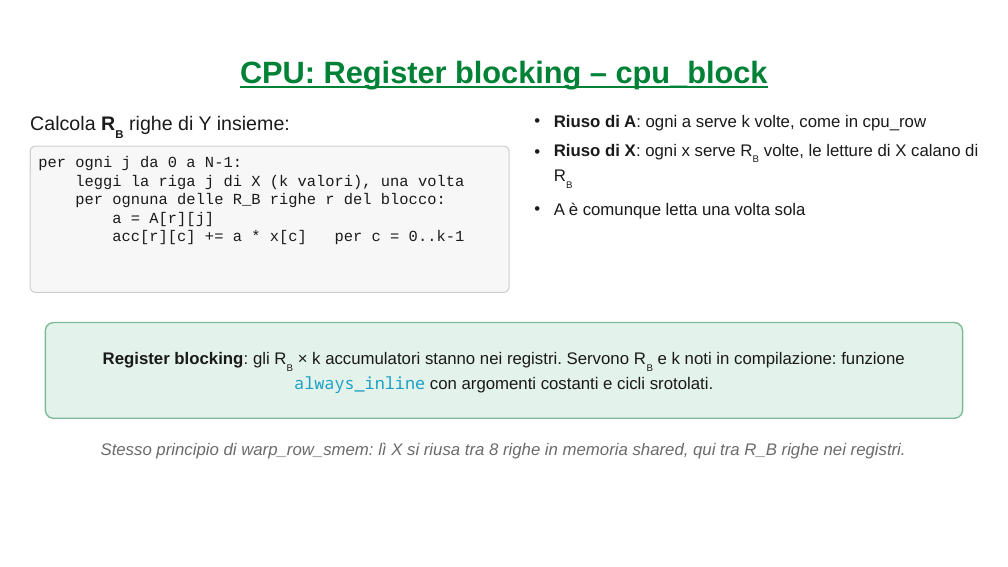
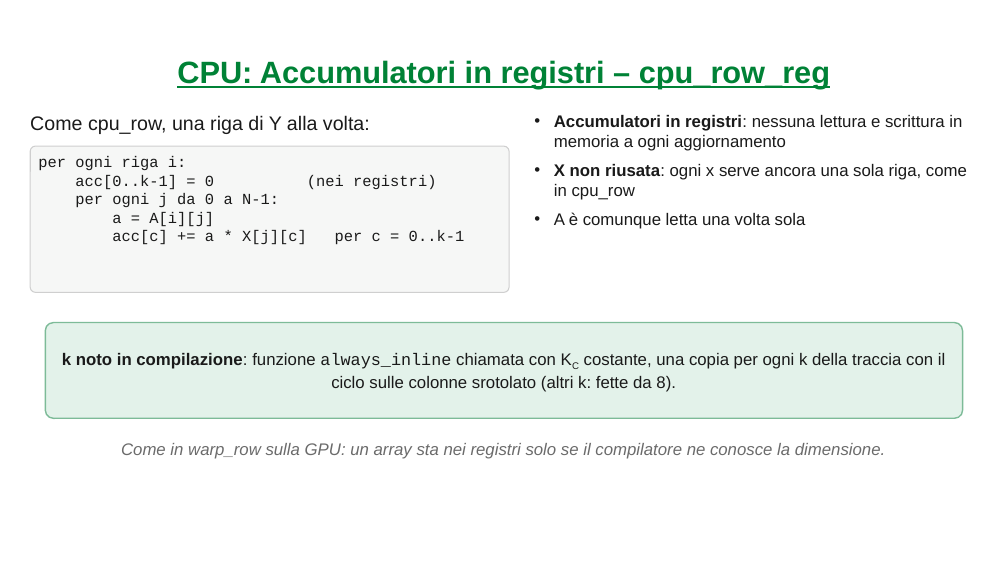
Before and after one commit to carloni2021/SCPA, a slide deck: slide 71 of relazione/presentazione/SCPA_Presentazione_Carloni.pptx (slide 70 before the commit). Drawn at 1008x567 pixels with LibreOffice and Linux fonts; fonts in the diff are those of the drawing; background and template pictures are left out. Boxes give left, top, right and bottom in pixels: in the first picture for what was removed or moved away, otherwise in the second. Text is boxed around its words. In the diff, an @@ line names an element or a change of style, - is before the commit and + after.

```diff
--- a/relazione/presentazione/SCPA_Presentazione_Carloni.pptx
+++ b/relazione/presentazione/SCPA_Presentazione_Carloni.pptx
@@ title at bbox=[177, 60, 830, 89]: text changed @@
-CPU: Register blocking – cpu_block
+CPU: Accumulatori in registri – cpu_row_reg
@@ text at bbox=[30, 115, 370, 134]: text changed @@
-Calcola RB righe di Y insieme:
+Come cpu_row, una riga di Y alla volta:
@@ text at bbox=[554, 115, 967, 200]: text changed @@
-• Riuso di A: ogni a serve k volte, come in cpu_row
-• Riuso di X: ogni x serve RB volte, le letture di X calano di RB
+• Accumulatori in registri: nessuna lettura e scrittura in memoria a ogni aggiornamento
+• X non riusata: ogni x serve ancora una sola riga, come in cpu_row
@@ text at bbox=[38, 156, 436, 190]: paragraphs added @@
+per ogni riga i:
+acc[0..k-1] = 0 (nei registri)
@@ text at bbox=[112, 212, 465, 245]: text changed @@
-leggi la riga j di X (k valori), una volta
-per ognuna delle R_B righe r del blocco:
-a = A[r][j]
-acc[r][c] += a * x[c] per c = 0..k-1
+a = A[i][j]
+acc[c] += a * X[j][c] per c = 0..k-1
@@ text at bbox=[62, 353, 945, 392]: text changed @@
-Register blocking: gli RB × k accumulatori stanno nei registri. Servono RB e k noti in compilazione: funzione always_inline con argomenti costanti e cicli srotolati.
+k noto in compilazione: funzione always_inline chiamata con KC costante, una copia per ogni k della traccia con il ciclo sulle colonne srotolato (altri k: fette da 8).
@@ text at bbox=[121, 443, 885, 459]: text changed @@
-Stesso principio di warp_row_smem: lì X si riusa tra 8 righe in memoria shared, qui tra R_B righe nei registri.
+Come in warp_row sulla GPU: un array sta nei registri solo se il compilatore ne conosce la dimensione.
```
Also in this commit, not shown: 33 other slides changed, 4 slides added, 8 slides removed, 33 other files.
